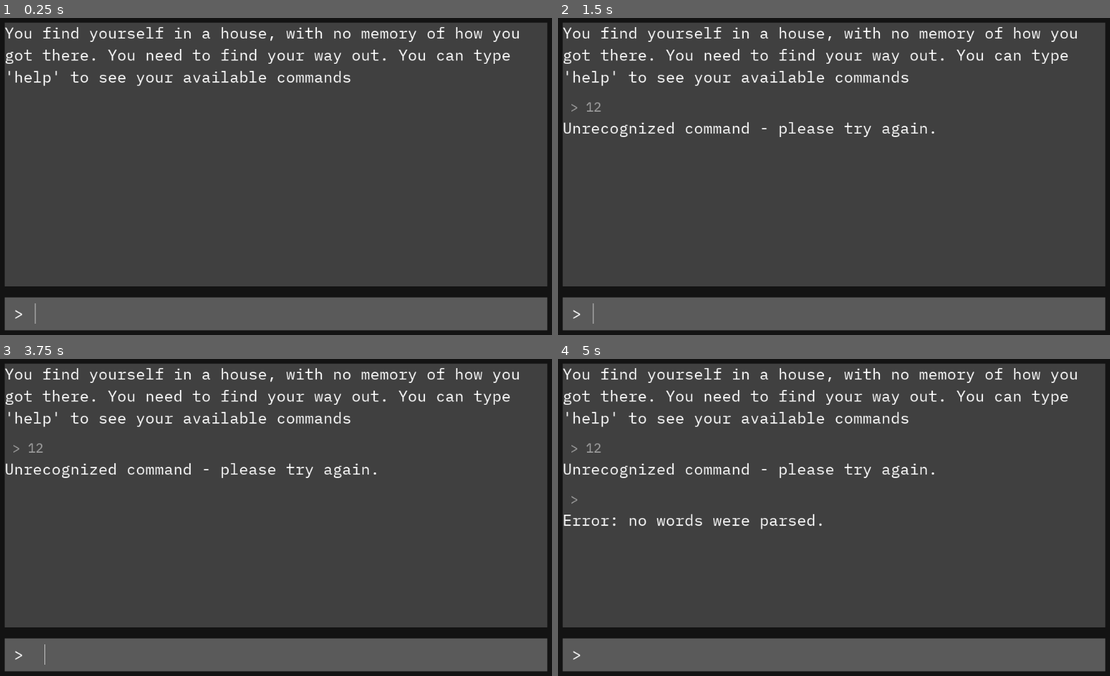
Above: before the commit, frames 1-4 (two rows, left to right).
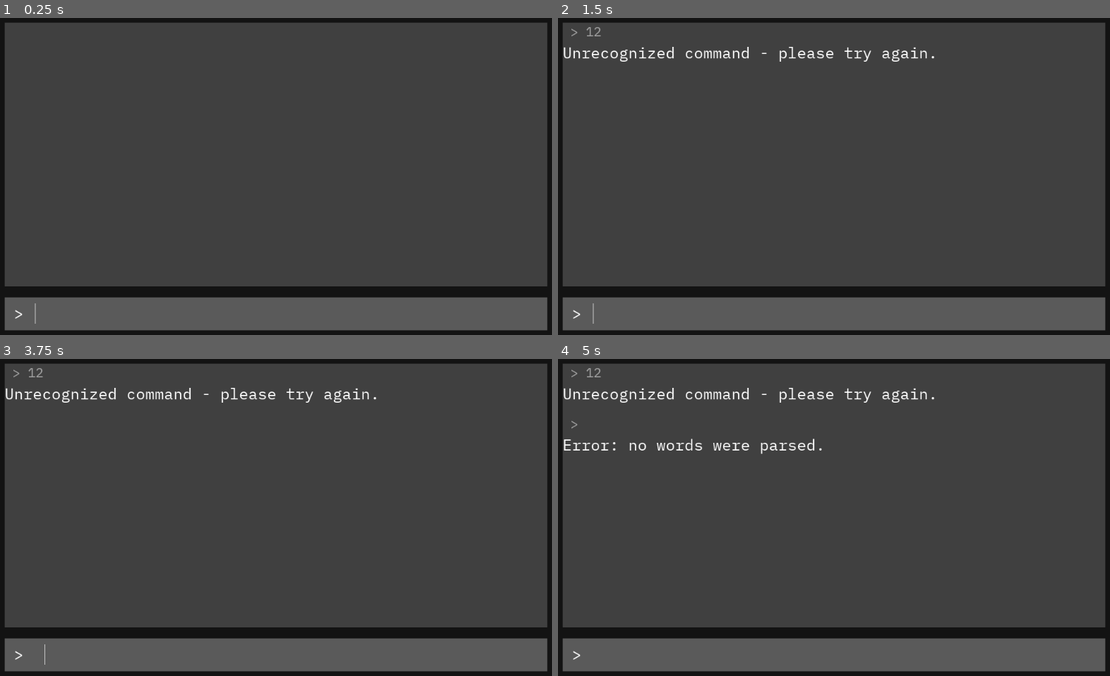
Above: after the commit, the same moments.

Repository: jgrimes10/text-adventure-tutorial
Game: Godot game, scene res://Game.tscn
Two runs of this game, one before a commit and one after it. Both use one fixed random seed, a clock stepped at 60 frames per second and the inputs below.
Inputs (mouse positions are in pixels of both pictures, inside the frame that each line leads up to):
- Up to frame 1 (0.25 s): no input
- Up to frame 2 (1.5 s): click (850, 312) at 0.52 s; type "12" at 0.6 s; tap Enter at 1.25 s
- Up to frame 3 (3.75 s): tap Space at 3.5 s
- Up to frame 4 (5 s): tap Enter at 4.25 s

The runs differ from the first frame. In frame 1, 2.5% of the frame differs, in the area x 0-94%, y 2-22%; in frame 2, 3.7%; in frame 3, 3.7%; in frame 4, 4.7%, in the area x 0-94%, y 2-54%.
Error after the commit: Parse Error: The class "Room" shadows a native class. (res://Room.gd:2)

Commit message:
Add rooms. Rooms hold a name and description. Keep track of which room the player is in. Add functionality for GameInfo to display the rooms information in the game.

Diff:
--- a/CommandProcessor.gd
+++ b/CommandProcessor.gd
@@ -1,4 +1,14 @@
 extends Node
+
+
+signal response_generated(response_text)
+
+# The room the player is currently in
+var current_room: Room = null
+
+
+func initialize(starting_room: Room) -> void:
+	change_room(starting_room)
 
 
 func process_command(input: String) -> String:
@@ -33,3 +43,10 @@
 
 func help() -> String:
 	return "You can use these commands: go [location], help"
+
+
+func change_room(new_room: Room) -> void:
+	# Update the current_room variable to keep track of where the player is
+	current_room = new_room
+	emit_signal("response_generated", "You go to " + new_room.room_name)
+	emit_signal("response_generated", new_room.room_description)
--- a/Game.gd
+++ b/Game.gd
@@ -21,6 +21,8 @@
 onready var scroll = $Background/MarginContainer/Rows/GameInfo/Scroll
 # Grab the v_scrollbar so we can scroll down to the bottom when new input is sent
 onready var scrollbar = scroll.get_v_scrollbar()
+# Grab the RoomManager so we can use it
+onready var room_manager = $RoomManager
 
 var max_scroll_length := 0         # The current length of the ScrollContainer
 
@@ -30,10 +32,13 @@
 	scrollbar.connect("changed", self, "handle_scrollbar_changed")
 	# Set the max_scroll_length to its current max value
 	max_scroll_length = scrollbar.max_value
-	# Create a new response to add starting text to the game
-	var starting_message = Response.instance()
-	starting_message.text = "You find yourself in a house, with no memory of how you got there. You need to find your way out. You can type 'help' to see your available commands"
-	add_response_to_game(starting_message)
+
+	# Connect to the signal from the CommandProcessor that a response
+	# has been generated
+	command_processor.connect("response_generated", self, "handle_response_generated")
+	# Initialize the CommandProcessor and give it
+	# the first child of the RoomManager
+	command_processor.initialize(room_manager.get_child(0))
 
 
 func handle_scrollbar_changed() -> void:
@@ -68,6 +73,15 @@
 	delete_history_beyond_limit()
 
 
+func handle_response_generated(response_text: String) -> void:
+	# Create a new response to add starting text to the game
+	var response = Response.instance()
+	# Set some starting text to be displayed when the game is first started
+	response.text = response_text
+	# Add the starting text to the screen
+	add_response_to_game(response)
+
+
 func delete_history_beyond_limit() -> void:
 	# Check if there are more rows than the maximum amount of rows allowed
 	if history_rows.get_child_count() > max_lines_remembered:
--- a/Game.tscn
+++ b/Game.tscn
@@ -1,9 +1,10 @@
-[gd_scene load_steps=10 format=2]
+[gd_scene load_steps=11 format=2]
 
 [ext_resource path="res://Input.gd" type="Script" id=1]
 [ext_resource path="res://fonts/font_resources/plex_mono_28.tres" type="DynamicFont" id=2]
 [ext_resource path="res://Game.gd" type="Script" id=3]
 [ext_resource path="res://CommandProcessor.gd" type="Script" id=4]
+[ext_resource path="res://Room.tscn" type="PackedScene" id=5]
 
 [sub_resource type="StyleBoxFlat" id=1]
 bg_color = Color( 0.0784314, 0.0784314, 0.0784314, 1 )
@@ -28,6 +29,14 @@
 
 [node name="CommandProcessor" type="Node" parent="."]
 script = ExtResource( 4 )
+
+[node name="RoomManager" type="Node" parent="."]
+
+[node name="HouseRoom" parent="RoomManager" instance=ExtResource( 5 )]
+margin_top = -300.0
+margin_bottom = -100.0
+room_name = "House"
+room_description = "A random house."
 
 [node name="Background" type="PanelContainer" parent="."]
 anchor_right = 1.0
--- /dev/null
+++ b/Room.gd
@@ -0,0 +1,6 @@
+extends PanelContainer
+class_name Room
+
+
+export (String) var room_name = "Room Name"
+export (String) var room_description = "This is the description of the room"
--- /dev/null
+++ b/Room.tscn
@@ -0,0 +1,38 @@
+[gd_scene load_steps=4 format=2]
+
+[ext_resource path="res://fonts/font_resources/plex_mono_24.tres" type="DynamicFont" id=1]
+[ext_resource path="res://fonts/font_resources/plex_mono_16.tres" type="DynamicFont" id=2]
+[ext_resource path="res://Room.gd" type="Script" id=3]
+
+[node name="Room" type="PanelContainer"]
+margin_right = 250.0
+margin_bottom = 200.0
+script = ExtResource( 3 )
+__meta__ = {
+"_edit_use_anchors_": false
+}
+
+[node name="MarginContainer" type="MarginContainer" parent="."]
+margin_left = 7.0
+margin_top = 7.0
+margin_right = 243.0
+margin_bottom = 193.0
+
+[node name="Rows" type="VBoxContainer" parent="MarginContainer"]
+margin_right = 236.0
+margin_bottom = 186.0
+
+[node name="RoomName" type="Label" parent="MarginContainer/Rows"]
+margin_right = 236.0
+margin_bottom = 32.0
+custom_fonts/font = ExtResource( 1 )
+text = "Room Name"
+align = 1
+
+[node name="RoomDescription" type="Label" parent="MarginContainer/Rows"]
+margin_top = 36.0
+margin_right = 236.0
+margin_bottom = 83.0
+custom_fonts/font = ExtResource( 2 )
+text = "This is the description of the room"
+autowrap = true
--- a/project.godot
+++ b/project.godot
@@ -8,9 +8,14 @@
 
 config_version=4
 
-_global_script_classes=[  ]
+_global_script_classes=[ {
+"base": "PanelContainer",
+"class": "Room",
+"language": "GDScript",
+"path": "res://Room.gd"
+} ]
 _global_script_class_icons={
-
+"Room": ""
 }
 
 [application]
Not shown: 1 places in Game.tscn that only renumber resources
